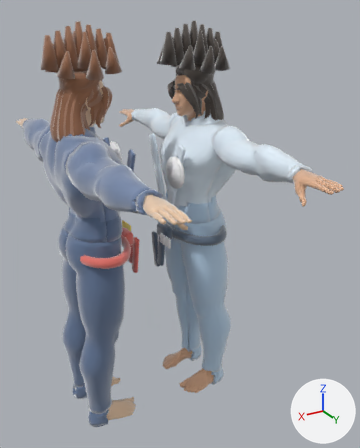
The glTF model public/animations/bjj/reset_neutral.glb as it was, and as the next commit left it.
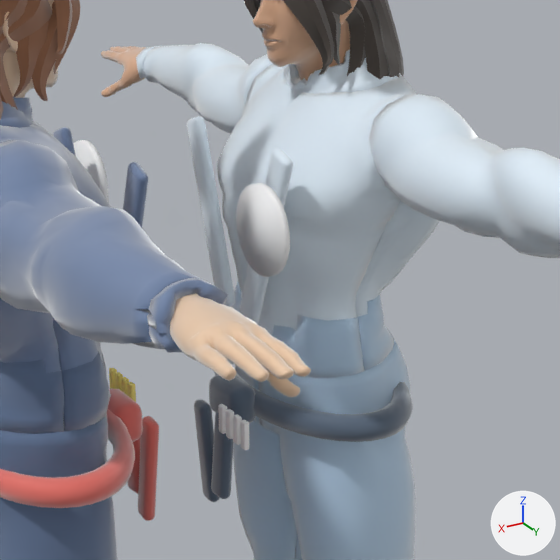
There are two pictures of each version: one whole from a 50 mm camera at (1.11, 2.254, 2.137) aimed at (-0.17, 0.12, 1.07), one close up on the part from 23% to 77% of the width and 21% to 64% of the height. The lights are fixed; the arrows at lower right show +X, +Y and +Z. The last two pictures show the newer version. Where no turn or scale is listed for an object, it has been applied to the vertices.

In view in the first close-up: 'JQ_Attacker_Belt', 'JQ_Attacker_Body', 'JQ_Attacker_ChestPatch', 'JQ_Attacker_GiJacket', 'JQ_Attacker_GiPantsMesh', 'JQ_Attacker_HairLong', 'JQ_Attacker_Lapel_L', 'JQ_Attacker_Lapel_R', 'JQ_Defender_Belt', 'JQ_Defender_Body', 'JQ_Defender_ChestPatch', 'JQ_Defender_GiJacket', 'JQ_Defender_GiPantsMesh', 'JQ_Defender_HairLong', 'JQ_Defender_Lapel_L', 'JQ_Defender_Lapel_R' and 14 more.
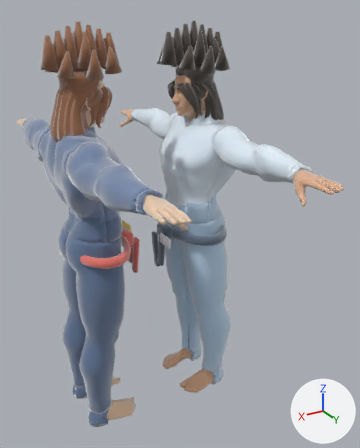
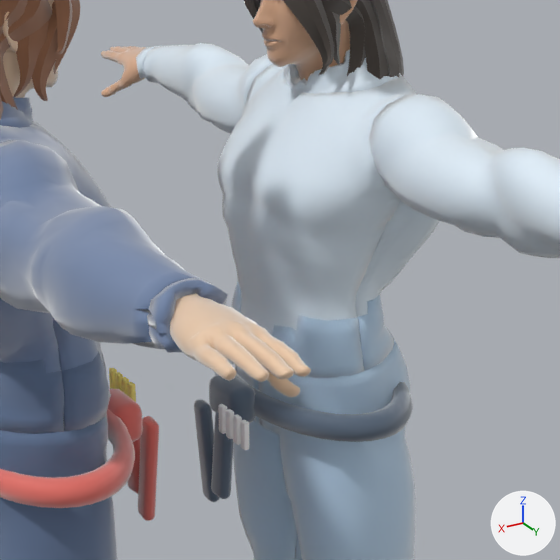
Edits to the bpy script that builds the scene:
```text
Change ob_jq_attacker_lapel_l:
    ob_jq_attacker_lapel_l.rotation_euler: (0.0, 0.0, 1.571) -> (0.0, 0.0, 0.0)  # degrees (0, 0, 90) -> degrees (0, 0, 0)
    ob_jq_attacker_lapel_l.scale: (1.04, 1.04, 1.04) -> (1.0, 1.0, 1.0)
    ob_jq_attacker_lapel_l: bpy.data.objects.new('JQ_Attacker_Lapel_L', me_cube) -> bpy.data.objects.new('JQ_Attacker_Lapel_L', None)
    ob_jq_attacker_lapel_l.location: (-0.28, 0.06, -0.01) -> (0.0, 0.0, 0.0)
Change ob_jq_attacker_lapel_r:
    ob_jq_attacker_lapel_r.rotation_euler: (0.0, 0.0, 1.571) -> (0.0, 0.0, 0.0)  # degrees (0, 0, 90) -> degrees (0, 0, 0)
    ob_jq_attacker_lapel_r.scale: (1.04, 1.04, 1.04) -> (1.0, 1.0, 1.0)
    ob_jq_attacker_lapel_r: bpy.data.objects.new('JQ_Attacker_Lapel_R', me_cube_001) -> bpy.data.objects.new('JQ_Attacker_Lapel_R', None)
    ob_jq_attacker_lapel_r.location: (-0.28, 0.06, -0.01) -> (0.0, 0.0, 0.0)
Change ob_jq_attacker_chestpatch:
    ob_jq_attacker_chestpatch.rotation_euler: (0.0, 0.0, 1.571) -> (0.0, 0.0, 0.0)  # degrees (0, 0, 90) -> degrees (0, 0, 0)
    ob_jq_attacker_chestpatch.scale: (1.04, 1.04, 1.04) -> (1.0, 1.0, 1.0)
    ob_jq_attacker_chestpatch: bpy.data.objects.new('JQ_Attacker_ChestPatch', me_cylinder) -> bpy.data.objects.new('JQ_Attacker_ChestPatch', None)
    ob_jq_attacker_chestpatch.location: (-0.28, 0.06, -0.01) -> (0.0, 0.0, 0.0)
Change ob_jq_defender_lapel_l:
    ob_jq_defender_lapel_l.rotation_euler: (0.0, 0.0, -1.571) -> (0.0, 0.0, 0.0)  # degrees (0, 0, -90) -> degrees (0, 0, 0)
    ob_jq_defender_lapel_l.scale: (1.04, 1.04, 1.04) -> (1.0, 1.0, 1.0)
    ob_jq_defender_lapel_l: bpy.data.objects.new('JQ_Defender_Lapel_L', me_cube_009) -> bpy.data.objects.new('JQ_Defender_Lapel_L', None)
    ob_jq_defender_lapel_l.location: (0.28, 0.02, -0.009) -> (0.0, 0.0, 0.0)
Change ob_jq_defender_lapel_r:
    ob_jq_defender_lapel_r.rotation_euler: (0.0, 0.0, -1.571) -> (0.0, 0.0, 0.0)  # degrees (0, 0, -90) -> degrees (0, 0, 0)
    ob_jq_defender_lapel_r.scale: (1.04, 1.04, 1.04) -> (1.0, 1.0, 1.0)
    ob_jq_defender_lapel_r: bpy.data.objects.new('JQ_Defender_Lapel_R', me_cube_010) -> bpy.data.objects.new('JQ_Defender_Lapel_R', None)
    ob_jq_defender_lapel_r.location: (0.28, 0.02, -0.009) -> (0.0, 0.0, 0.0)
Change ob_jq_defender_chestpatch:
    ob_jq_defender_chestpatch.rotation_euler: (0.0, 0.0, -1.571) -> (0.0, 0.0, 0.0)  # degrees (0, 0, -90) -> degrees (0, 0, 0)
    ob_jq_defender_chestpatch.scale: (1.04, 1.04, 1.04) -> (1.0, 1.0, 1.0)
    ob_jq_defender_chestpatch: bpy.data.objects.new('JQ_Defender_ChestPatch', me_cylinder_001) -> bpy.data.objects.new('JQ_Defender_ChestPatch', None)
    ob_jq_defender_chestpatch.location: (0.28, 0.02, -0.009) -> (0.0, 0.0, 0.0)
```

Boxes [x1, y1, x2, y2] around the edits, measured in the close-ups (560 x 560 px):
'JQ_Attacker_ChestPatch', no longer drawn: before [236, 183, 290, 277]
'JQ_Attacker_Lapel_L', no longer drawn (pale blue): before [187, 116, 235, 306]
'JQ_Attacker_Lapel_R', no longer drawn (pale blue): before [240, 149, 293, 324]
'JQ_Defender_Lapel_L', no longer drawn (blue): before [120, 162, 148, 344]
'JQ_Defender_ChestPatch', no longer drawn: before [73, 140, 109, 202]
'JQ_Defender_Lapel_R', no longer drawn: before [53, 127, 76, 156]
